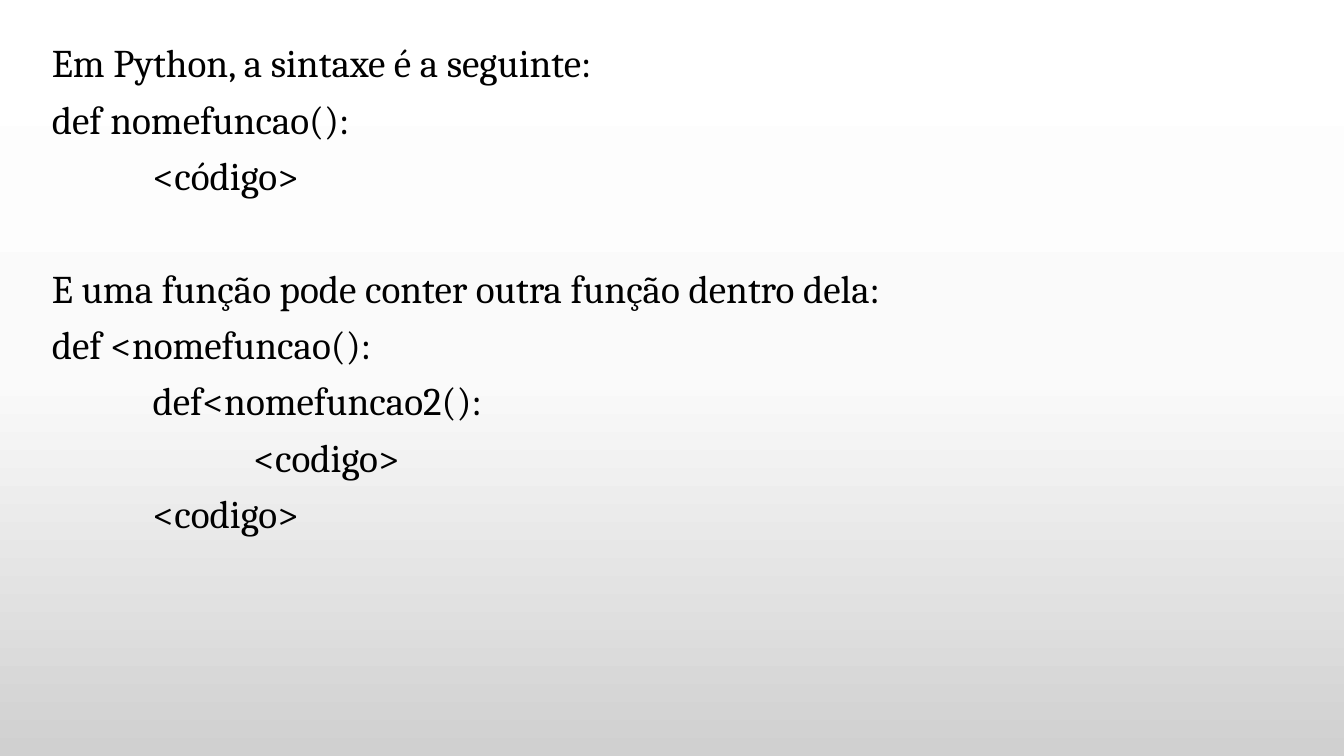
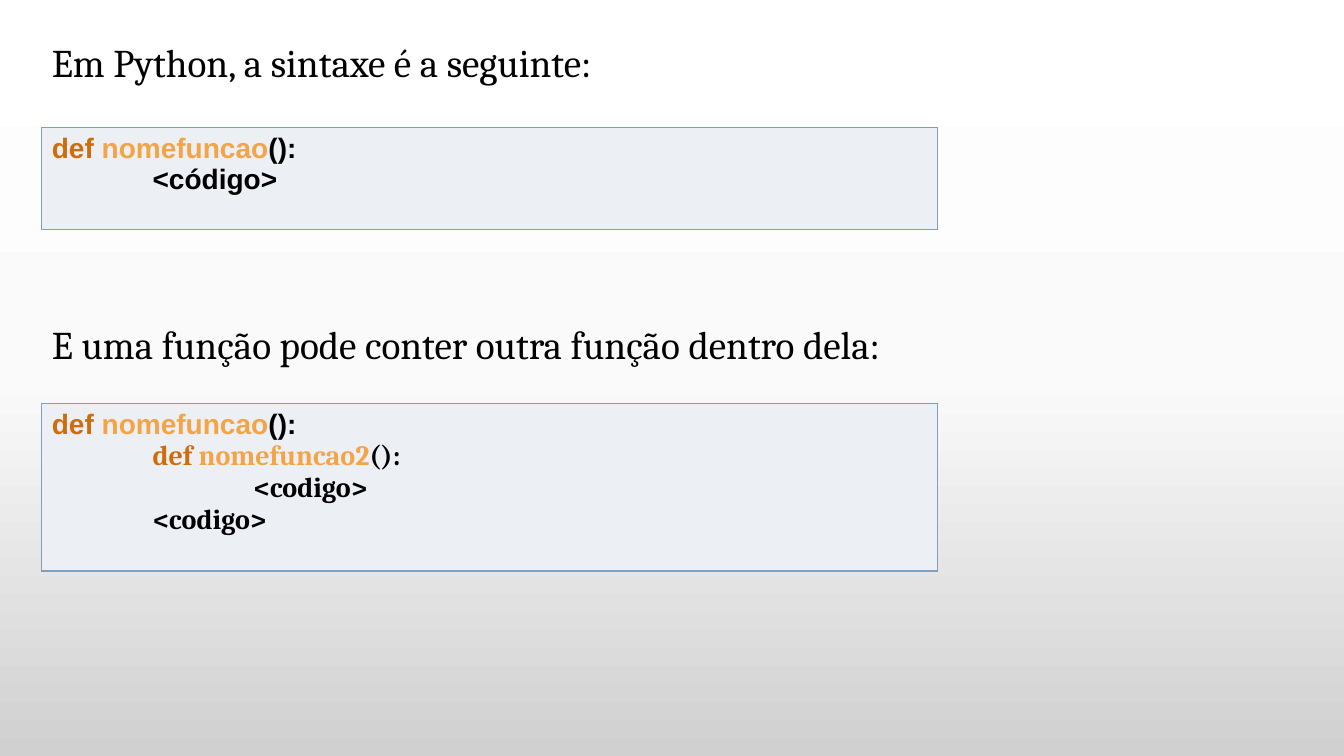
Before and after one commit to daniellygj/Fatec, a slide deck: slide 9 of 1º semestre/Revisões by danny/2º bimestre/Revisão Algoritmos.pptx (slide 4 before the commit). Drawn at 1344x756 pixels with LibreOffice and Linux fonts; fonts in the diff are those of the drawing; background and template pictures are left out. Boxes give left, top, right and bottom in pixels: in the first picture for what was removed or moved away, otherwise in the second. Text is boxed around its words. In the diff, an @@ line names an element or a change of style, - is before the commit and + after.

```diff
--- a/1º semestre/Revisões by danny/2º bimestre/Revisão Algoritmos.pptx
+++ b/1º semestre/Revisões by danny/2º bimestre/Revisão Algoritmos.pptx
@@ text at <box>52,106,349,199</box>: paragraphs removed @@
-def nomefuncao():
-<código>
@@ table added at <box>41,128,938,236</box>, 1 rows, 1 columns @@
+def nomefuncao(): / <código>
@@ text at <box>52,331,482,537</box>: paragraphs removed @@
-def <nomefuncao():
-def<nomefuncao2():
-<codigo>
-<codigo>
@@ table added at <box>41,404,938,579</box>, 1 rows, 1 columns @@
+def nomefuncao(): / def nomefuncao2(): / <codigo> / <codigo>
```
Also in this commit, not shown: 8 other slides changed, 5 slides added.
